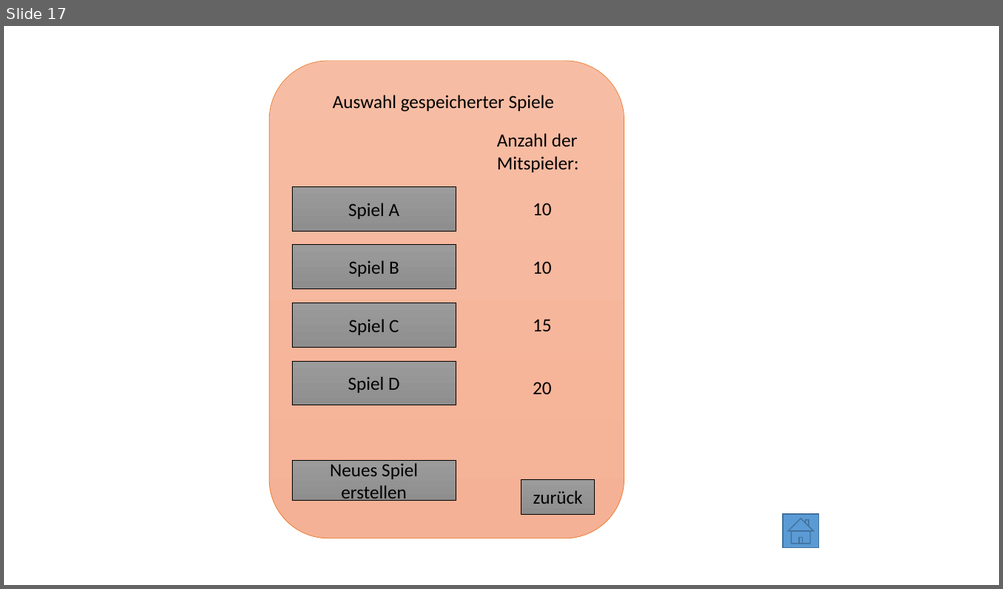
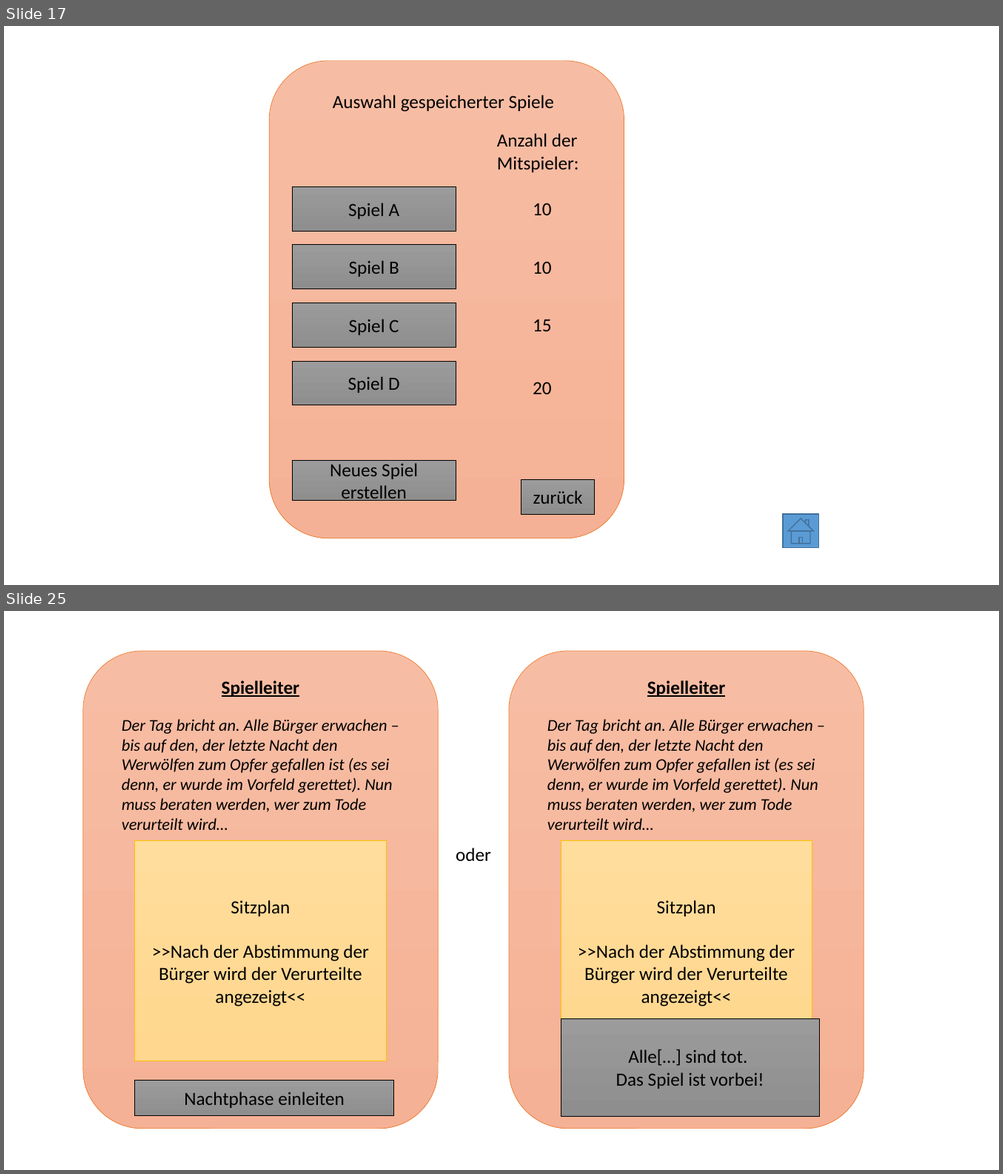
Before and after one commit to john-kloss/werwolf, a slide deck: VisualisierungProjekt.odp. Shown one above the other, each under a label of ours: slide 17 before the commit, slides 17 and 25 after it; the slides between them are not shown. The pictures are 1003x589 and 1003x1174 pixels, drawn with LibreOffice and Linux fonts; fonts in the diff are those of the drawing. Boxes give left, top, right and bottom in pixels: in the first picture for what was removed or moved away, otherwise in the second. Text is boxed around its words. In the diff, an @@ line names an element or a change of style, - is before the commit and + after.

```diff
--- a/VisualisierungProjekt.odp
+++ b/VisualisierungProjekt.odp
@@ slide 25 added at (4, 611, 999, 1170), background #FFFFFF @@
@@ freeform shape added at (83, 651, 438, 1130), fill gradient #F7BDA4 to #F5B195, outline #ED7D31 0.51 pt @@
@@ freeform shape added at (509, 651, 865, 1130), fill gradient #F7BDA4 to #F5B195, outline #ED7D31 0.51 pt @@
@@ text added at (222, 681, 299, 697), 18 pt, text #000000, bold, underline @@
+Spielleiter
@@ text added at (647, 681, 725, 697), 18 pt, text #000000, bold, underline @@
+Spielleiter
@@ text added at (122, 719, 392, 830), 16 pt, text #000000, italic @@
+Der Tag bricht an. Alle Bürger erwachen – bis auf den, der letzte Nacht den Werwölfen zum Opfer gefallen ist (es sei denn, er wurde im Vorfeld gerettet). Nun muss beraten werden, wer zum Tode verurteilt wird…
@@ text added at (547, 719, 817, 830), 16 pt, text #000000, italic @@
+Der Tag bricht an. Alle Bürger erwachen – bis auf den, der letzte Nacht den Werwölfen zum Opfer gefallen ist (es sei denn, er wurde im Vorfeld gerettet). Nun muss beraten werden, wer zum Tode verurteilt wird…
@@ freeform shape added at (134, 841, 386, 1062), fill gradient #FFDD9C to #FFD78E, outline #FFC000 0.51 pt, 18 pt, text #000000 @@
+Sitzplan
+>>Nach der Abstimmung der Bürger wird der Verurteilte angezeigt<<
@@ text added at (455, 848, 491, 861), 18 pt, text #000000 @@
+oder
@@ freeform shape added at (560, 841, 812, 1062), fill gradient #FFDD9C to #FFD78E, outline #FFC000 0.51 pt, 18 pt, text #000000 @@
+Sitzplan
+>>Nach der Abstimmung der Bürger wird der Verurteilte angezeigt<<
@@ freeform shape added at (560, 1019, 819, 1116), fill gradient #9B9B9B to #8E8E8E, outline #000000 0.51 pt, 18 pt, text #000000 @@
+Alle[…] sind tot.
+Das Spiel ist vorbei!
@@ freeform shape added at (134, 1081, 393, 1117), fill gradient #9B9B9B to #8E8E8E, outline #000000 0.51 pt, 18 pt, text #000000 @@
+Nachtphase einleiten
```
Also in this commit, not shown: 1 slide changed, 10 other slides added.
